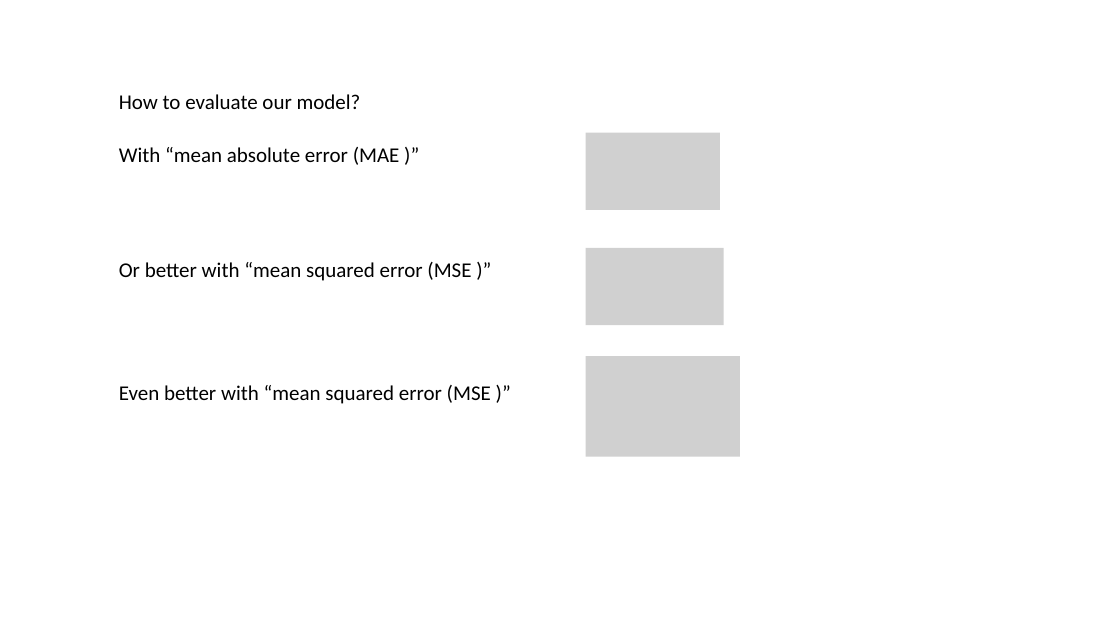
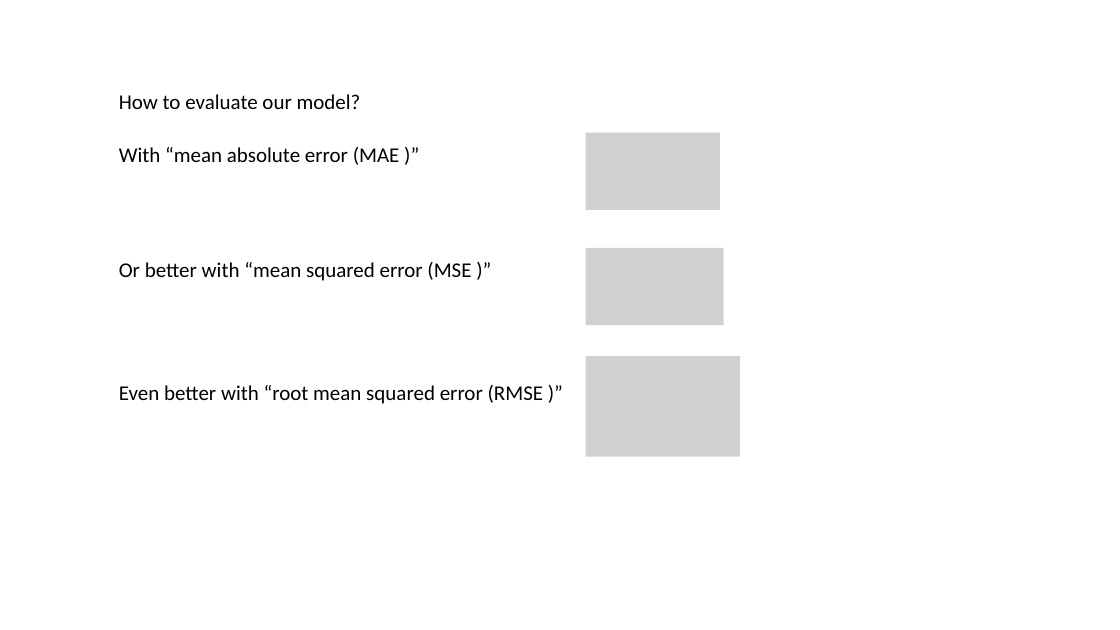
Before and after one commit to Asieh-Daneshi/MachineLearningMaterial, a slide deck: slide 7 of S4_Session4.pptx (slide 6 before the commit). Drawn at 1120x630 pixels with LibreOffice and Linux fonts; fonts in the diff are those of the drawing; grey boxes stand for pictures. Boxes give left, top, right and bottom in pixels: in the first picture for what was removed or moved away, otherwise in the second. Text is boxed around its words. In the diff, an @@ line names an element or a change of style, - is before the commit and + after.

```diff
--- a/S4_Session4.pptx
+++ b/S4_Session4.pptx
@@ text at <box>119,385,544,404</box>: text changed @@
-Even better with “mean squared error (MSE )”
+Even better with “root mean squared error (RMSE )”
```
Also in this commit, not shown: 2 slides added.
